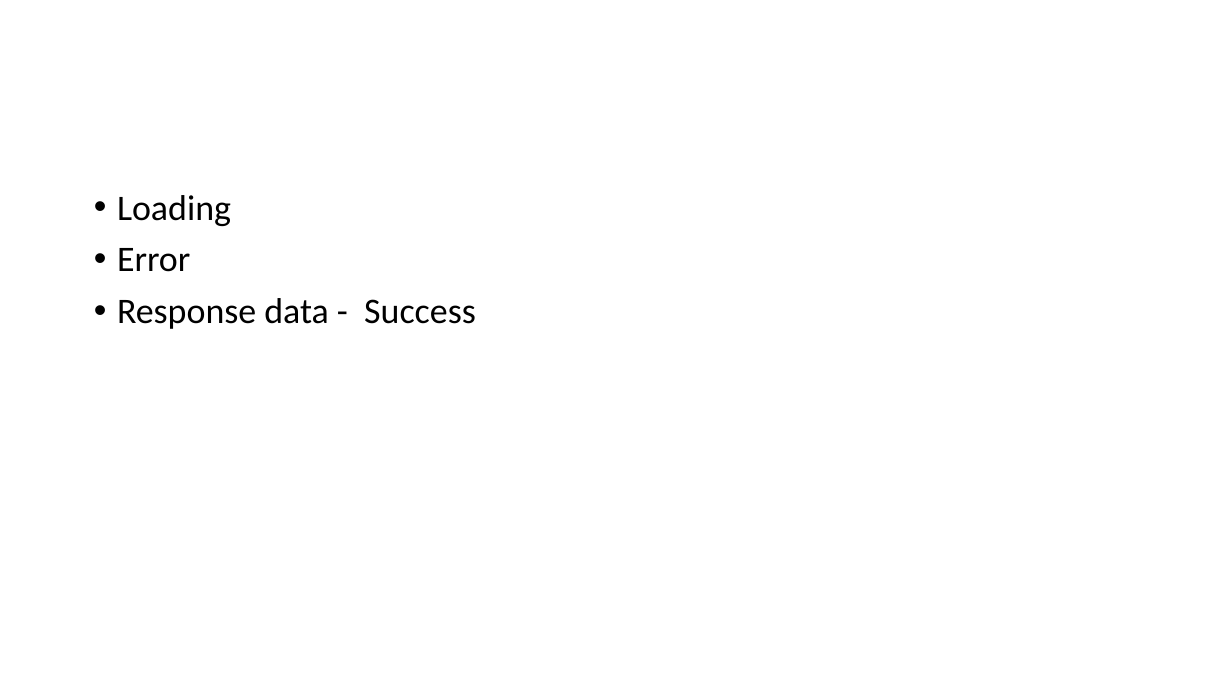
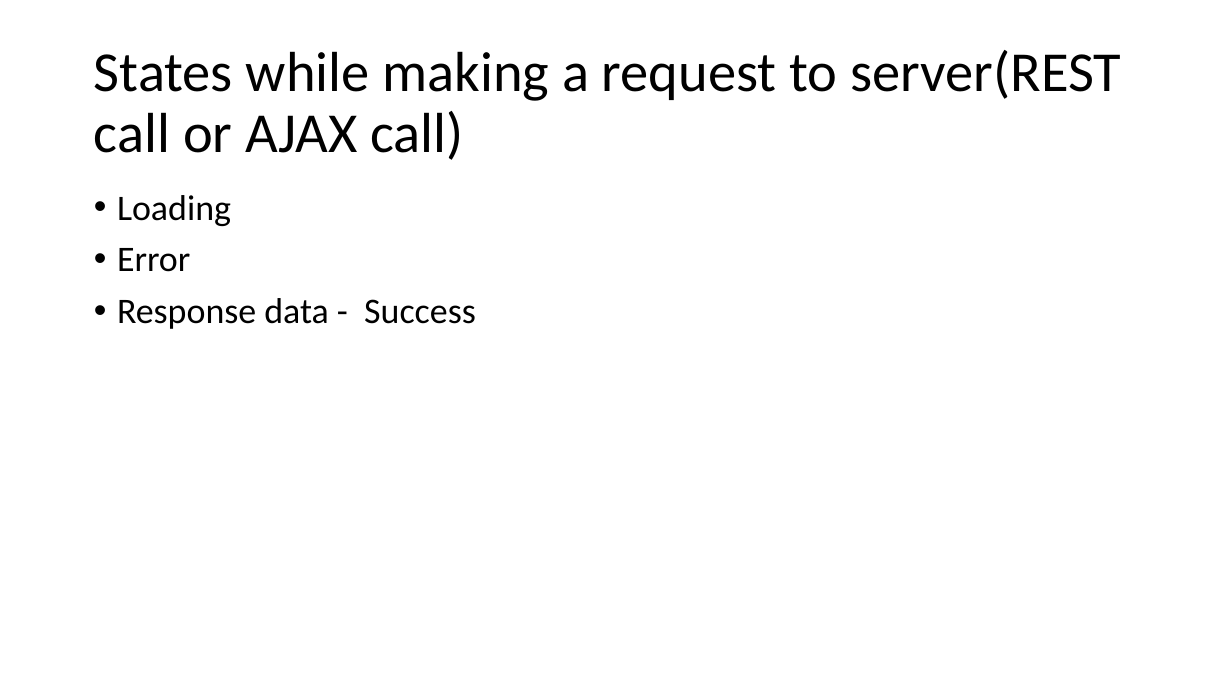
Before and after one commit to Chandan-TY/online-react-js, a slide deck: slide 46 of React JS Workings.pptx. Drawn at 1232x693 pixels with LibreOffice and Linux fonts; fonts in the diff are those of the drawing. Boxes give left, top, right and bottom in pixels: in the first picture for what was removed or moved away, otherwise in the second. Text is boxed around its words. In the diff, an @@ line names an element or a change of style, - is before the commit and + after.

```diff
--- a/React JS Workings.pptx
+++ b/React JS Workings.pptx
@@ title added at box(94, 50, 1121, 160), 44 pt, text #000000 @@
+States while making a request to server(REST call or AJAX call)
```
Also in this commit, not shown: 3 slides added.
